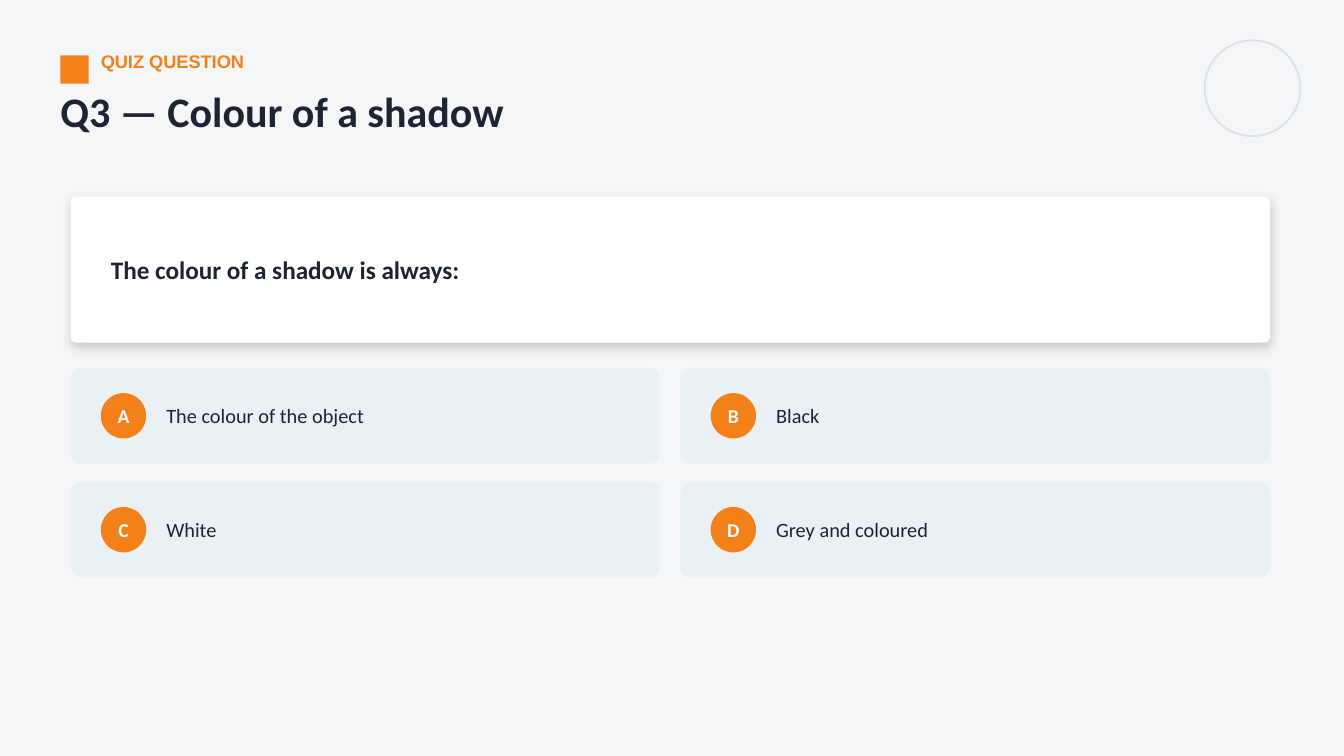
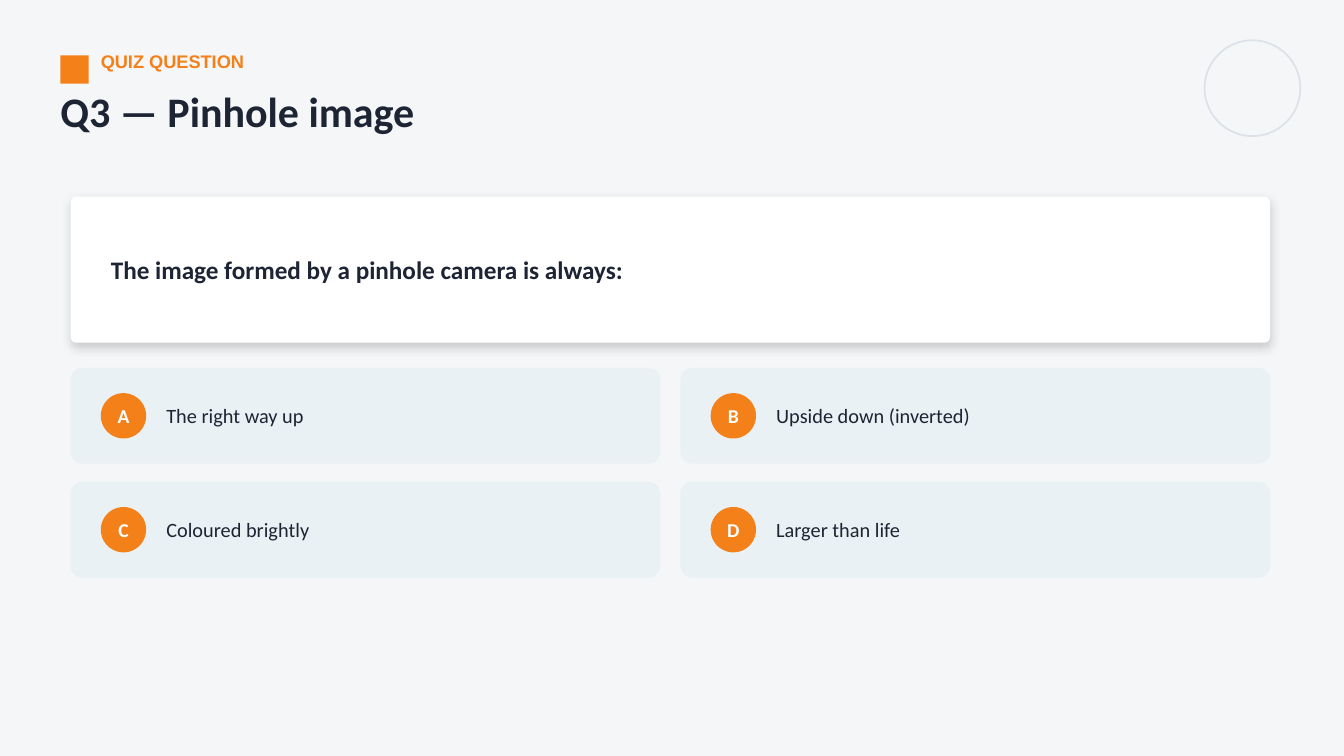
Before and after one commit to parmeshwars2911/MyFirstAR, a slide deck: slide 40 of ppt/MH_Grade06/MH06_S59_Light_and_the_Formation_of_Shadows.pptx (slide 26 before the commit). Drawn at 1344x756 pixels with LibreOffice and Linux fonts; fonts in the diff are those of the drawing. Boxes give left, top, right and bottom in pixels: in the first picture for what was removed or moved away, otherwise in the second. Text is boxed around its words. In the diff, an @@ line names an element or a change of style, - is before the commit and + after.

```diff
--- a/ppt/MH_Grade06/MH06_S59_Light_and_the_Formation_of_Shadows.pptx
+++ b/ppt/MH_Grade06/MH06_S59_Light_and_the_Formation_of_Shadows.pptx
@@ text at [60,97,415,134]: text changed @@
-Q3 — Colour of a shadow
+Q3 — Pinhole image
@@ text at [111,261,623,284]: text changed @@
-The colour of a shadow is always:
+The image formed by a pinhole camera is always:
@@ text at [166,409,303,427]: text changed @@
-The colour of the object
+The right way up
@@ text at [776,408,970,427]: text changed @@
-Black
+Upside down (inverted)
@@ text at [166,523,309,541]: text changed @@
-White
+Coloured brightly
@@ text at [776,523,900,541]: text changed @@
-Grey and coloured
+Larger than life
```
Also in this commit, not shown: 9 other slides changed, 14 slides added, 6 other files.
